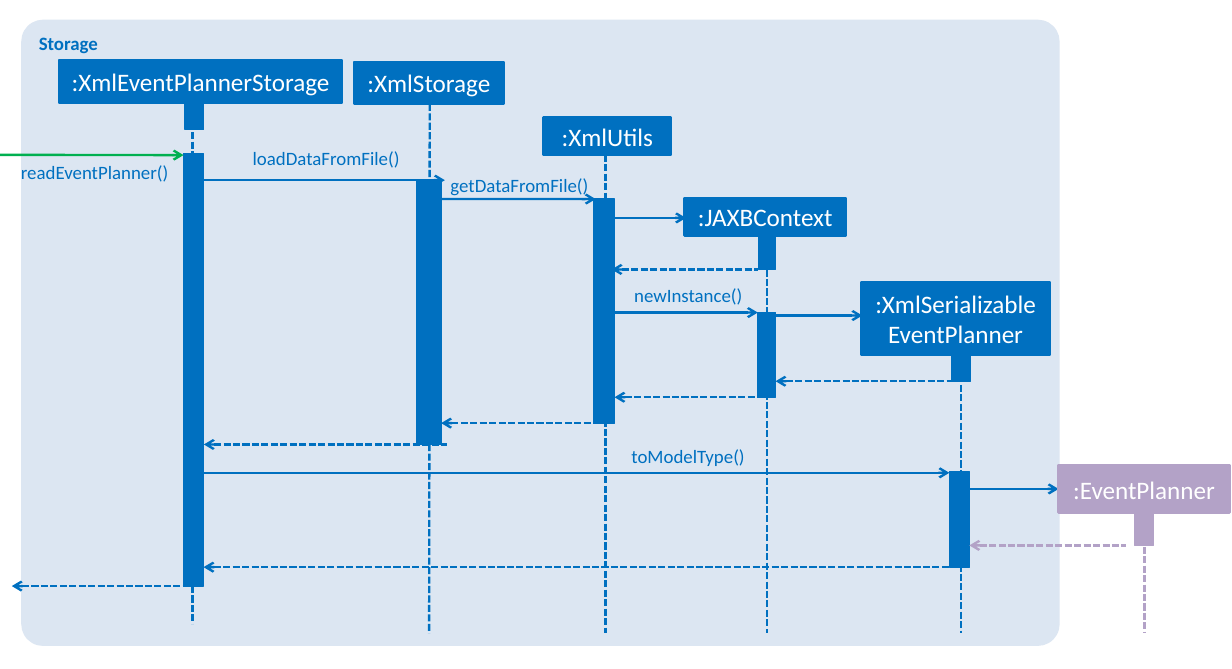
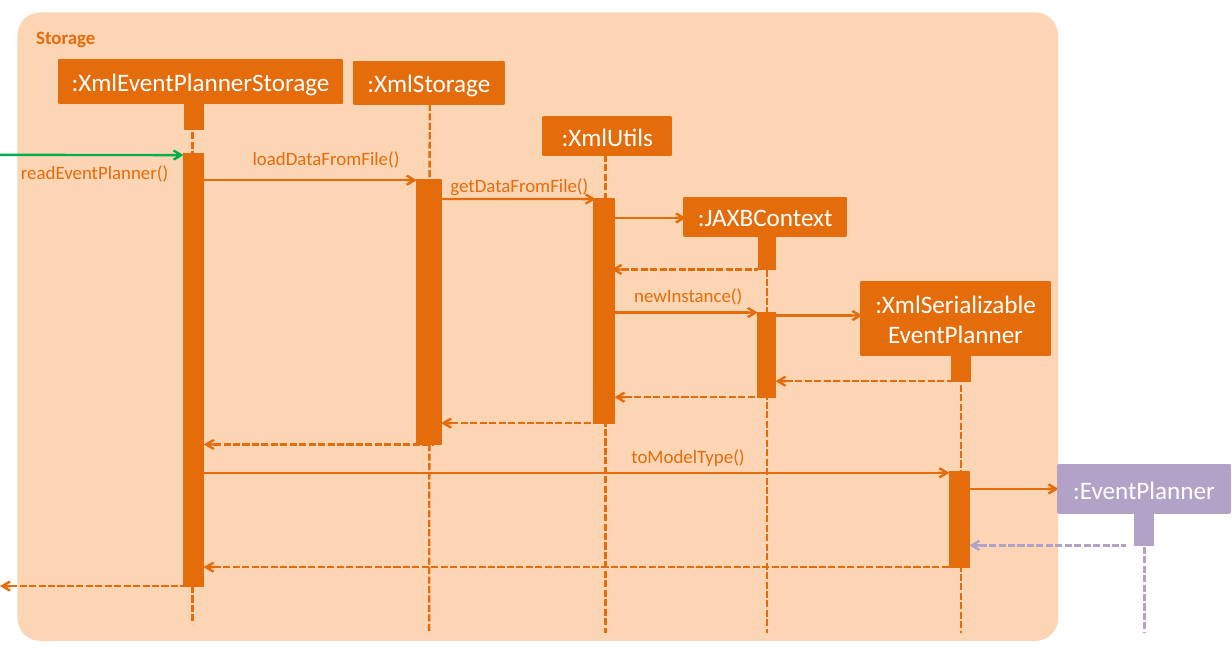
Before and after one commit to raynoldng/addressbook-level4, a slide deck: slide 1 of docs/diagrams/StorageComponentSequenceDiagram.pptx. Drawn at 1232x669 pixels with LibreOffice and Linux fonts; fonts in the diff are those of the drawing. Boxes give left, top, right and bottom in pixels: in the first picture for what was removed or moved away, otherwise in the second. Text is boxed around its words. In the diff, an @@ line names an element or a change of style, - is before the commit and + after.

Commit message:
change storage compound sequence diagram

```diff
--- a/docs/diagrams/StorageComponentSequenceDiagram.pptx
+++ b/docs/diagrams/StorageComponentSequenceDiagram.pptx
@@ rounded rectangle "Storage": place and size @@
-rounded rectangle "Storage" at (22,19,1060,645)
+rounded rectangle "Storage" at (18,14,1056,640)
@@ rounded rectangle "Storage" at (18,14,1056,640): text colour #0070C0 to #E46C0A; fill #DCE6F2 to #FCD5B5; outline none to #FCD5B5 1.5 pt @@
@@ line (192, 104) - (192, 624): stroke #0070C0 1.5 pt dashed to #E46C0A 1.5 pt dashed @@
@@ line (429, 104) - (429, 633): stroke #0070C0 1.5 pt dashed to #E46C0A 1.5 pt dashed @@
@@ fill #0070C0 to #E46C0A; outline #0070C0 0.75 pt to #E46C0A 0.75 pt in 8 elements at (951,346,970,380), (949,472,969,567), (593,199,615,423), (185,95,204,129), (417,179,442,444), (758,237,776,269), (758,313,776,397), (183,154,204,587) @@
@@ line (605, 155) - (605, 633): stroke #0070C0 1.5 pt dashed to #E46C0A 1.5 pt dashed @@
@@ arrow moved from (203, 180) - (445, 180) to (203, 180) - (417, 180) @@
@@ arrow (203, 180) - (417, 180): stroke #0070C0 1.5 pt to #E46C0A 1.5 pt @@
@@ arrow (438, 199) - (596, 199): stroke #0070C0 1.5 pt to #E46C0A 1.5 pt @@
@@ fill #0070C0 to #E46C0A; outline #0070C0 1.5 pt to #E46C0A 1.5 pt in 5 elements at (59,60,342,103), (861,282,1049,354), (544,118,671,155), (353,62,503,104), (684,198,845,236) @@
@@ arrow (614, 217) - (686, 217): stroke #0070C0 1.5 pt to #E46C0A 1.5 pt @@
@@ line (767, 232) - (767, 633): stroke #0070C0 1.5 pt dashed to #E46C0A 1.5 pt dashed @@
@@ arrow (611, 269) - (758, 269): stroke #0070C0 1.5 pt dashed to #E46C0A 1.5 pt dashed @@
@@ text colour #0070C0 to #E46C0A in 5 elements at (21,165,168,182), (253,151,400,168), (631,449,744,466), (450,178,588,197), (634,288,742,305) @@
@@ arrow (608, 313) - (758, 313): stroke #0070C0 1.5 pt to #E46C0A 1.5 pt @@
@@ arrow (767, 316) - (862, 316): stroke #0070C0 1.5 pt to #E46C0A 1.5 pt @@
@@ line (960, 346) - (960, 633): stroke #0070C0 1.5 pt dashed to #E46C0A 1.5 pt dashed @@
@@ arrow (776, 382) - (964, 382): stroke #0070C0 1.5 pt dashed to #E46C0A 1.5 pt dashed @@
@@ arrow (614, 397) - (758, 397): stroke #0070C0 1.5 pt dashed to #E46C0A 1.5 pt dashed @@
@@ arrow moved from (204, 444) - (446, 444) to (204, 444) - (434, 444) @@
@@ arrow (204, 444) - (434, 444): stroke #0070C0 1.5 pt dashed to #E46C0A 1.5 pt dashed @@
@@ arrow (440, 423) - (596, 423): stroke #0070C0 1.5 pt dashed to #E46C0A 1.5 pt dashed @@
@@ arrow (204, 472) - (949, 472): stroke #0070C0 1.5 pt to #E46C0A 1.5 pt @@
@@ arrow (969, 489) - (1058, 489): stroke #0070C0 1.5 pt to #E46C0A 1.5 pt @@
@@ arrow (204, 567) - (959, 567): stroke #0070C0 1.5 pt dashed to #E46C0A 1.5 pt dashed @@
@@ arrow moved from (11, 585) - (183, 585) to (0, 585) - (183, 585) @@
@@ arrow (0, 585) - (183, 585): stroke #0070C0 1.5 pt dashed to #E46C0A 1.5 pt dashed @@
```
Also in this commit, not shown: 1 other file.
